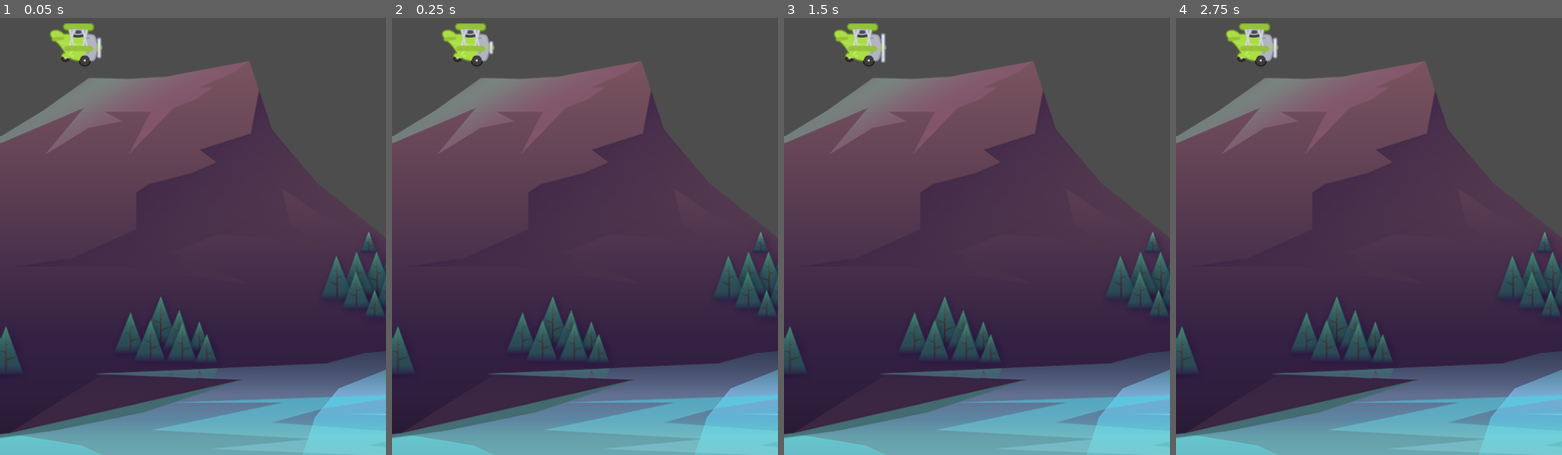
Above: before the commit, frames 1-4 (left to right).
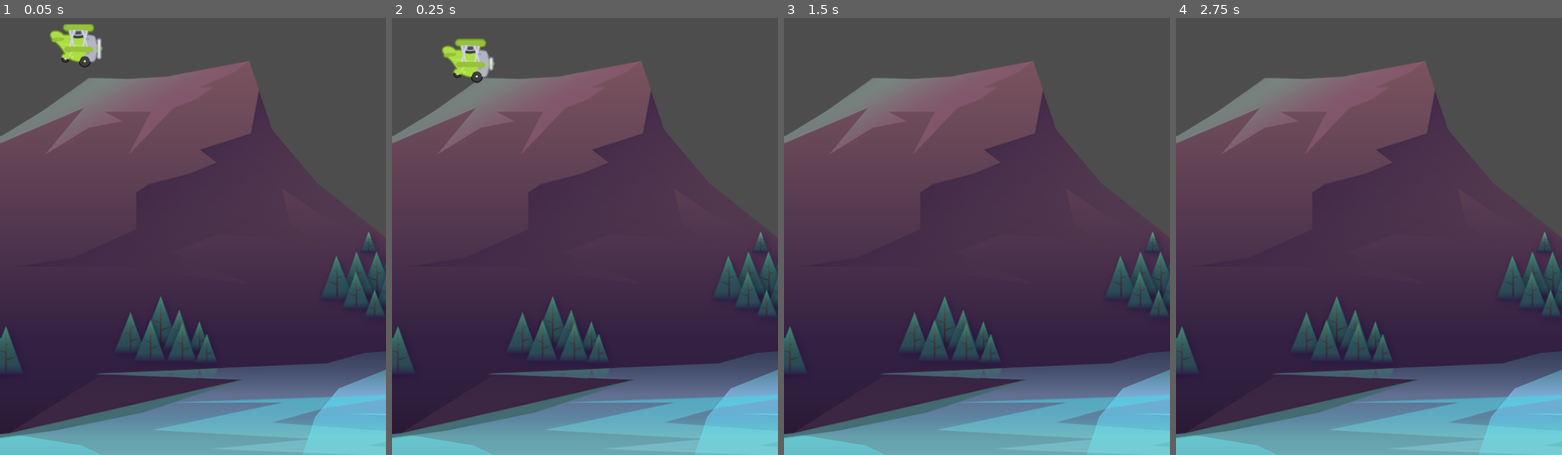
Above: after the commit, the same moments.

Repository: niamh-d/tappy-plane
Game: Godot game, scene res://scenes/game/game.tscn
Two runs of this game, one before a commit and one after it. Both use one fixed random seed, a clock stepped at 60 frames per second and the inputs below.
Inputs:
- Up to frame 1 (0.05 s): no input
- Up to frame 2 (0.25 s): no input
- Up to frame 3 (1.5 s): no input
- Up to frame 4 (2.75 s): tap Enter at 2 s

The runs differ from the first frame. In frame 1, 0.2% of the frame differs, in the area x 12-27%, y 1-12%; in frame 2, 1.2%, in the area x 12-27%, y 1-15%; in frame 3, 0.9%; in frame 4, 0.9%.

Commit message:
gravity working on plane

Diff:
--- /dev/null
+++ b/scenes/plane/plane.gd
@@ -0,0 +1,15 @@
+extends CharacterBody2D
+
+const GRAVITY: float = 600.0
+
+# Called when the node enters the scene tree for the first time.
+func _ready() -> void:
+	pass # Replace with function body.
+
+
+# Called every frame. 'delta' is the elapsed time since the previous frame.
+func _physics_process(delta: float) -> void:
+
+	velocity.y += GRAVITY * delta
+
+	move_and_slide()
--- a/scenes/plane/plane.tscn
+++ b/scenes/plane/plane.tscn
@@ -1,6 +1,7 @@
-[gd_scene load_steps=7 format=3 uid="uid://c7kjtwjknymdp"]
+[gd_scene load_steps=8 format=3 uid="uid://c7kjtwjknymdp"]
 
 [ext_resource type="Texture2D" uid="uid://do36tvohcsqow" path="res://assets/plane/planes_sheet.png" id="1_31u0m"]
+[ext_resource type="Script" path="res://scenes/plane/plane.gd" id="1_qc51l"]
 
 [sub_resource type="AtlasTexture" id="AtlasTexture_a4b6h"]
 atlas = ExtResource("1_31u0m")
@@ -35,13 +36,14 @@
 radius = 23.0
 
 [node name="Plane" type="CharacterBody2D"]
+script = ExtResource("1_qc51l")
 
 [node name="AnimatedSprite2D" type="AnimatedSprite2D" parent="."]
 scale = Vector2(0.75, 0.75)
 sprite_frames = SubResource("SpriteFrames_agrgi")
 animation = &"fly"
 autoplay = "fly"
-frame_progress = 0.744454
+frame_progress = 0.877919
 
 [node name="CollisionShape2D" type="CollisionShape2D" parent="."]
 position = Vector2(3, 2)
